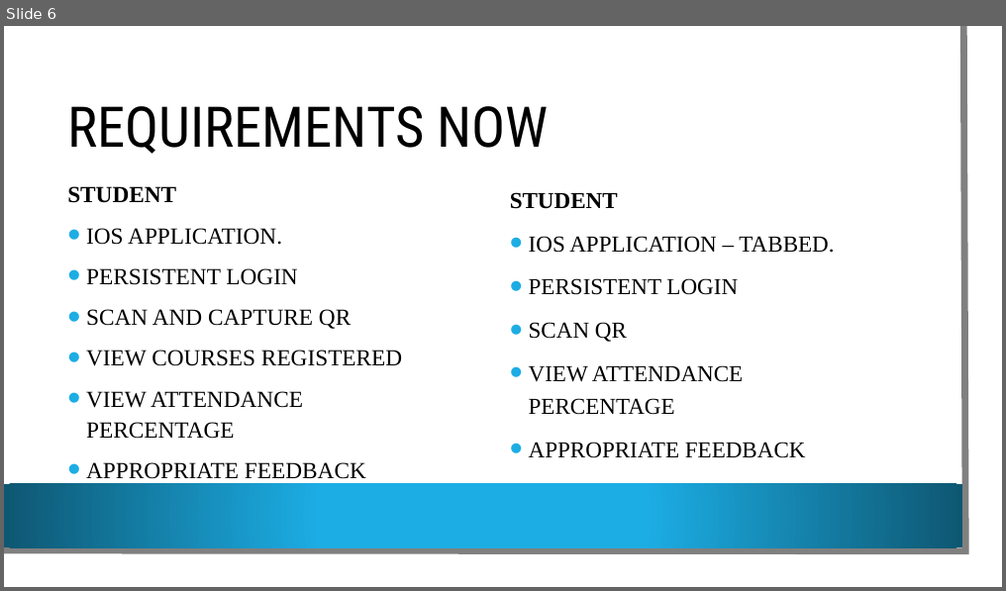
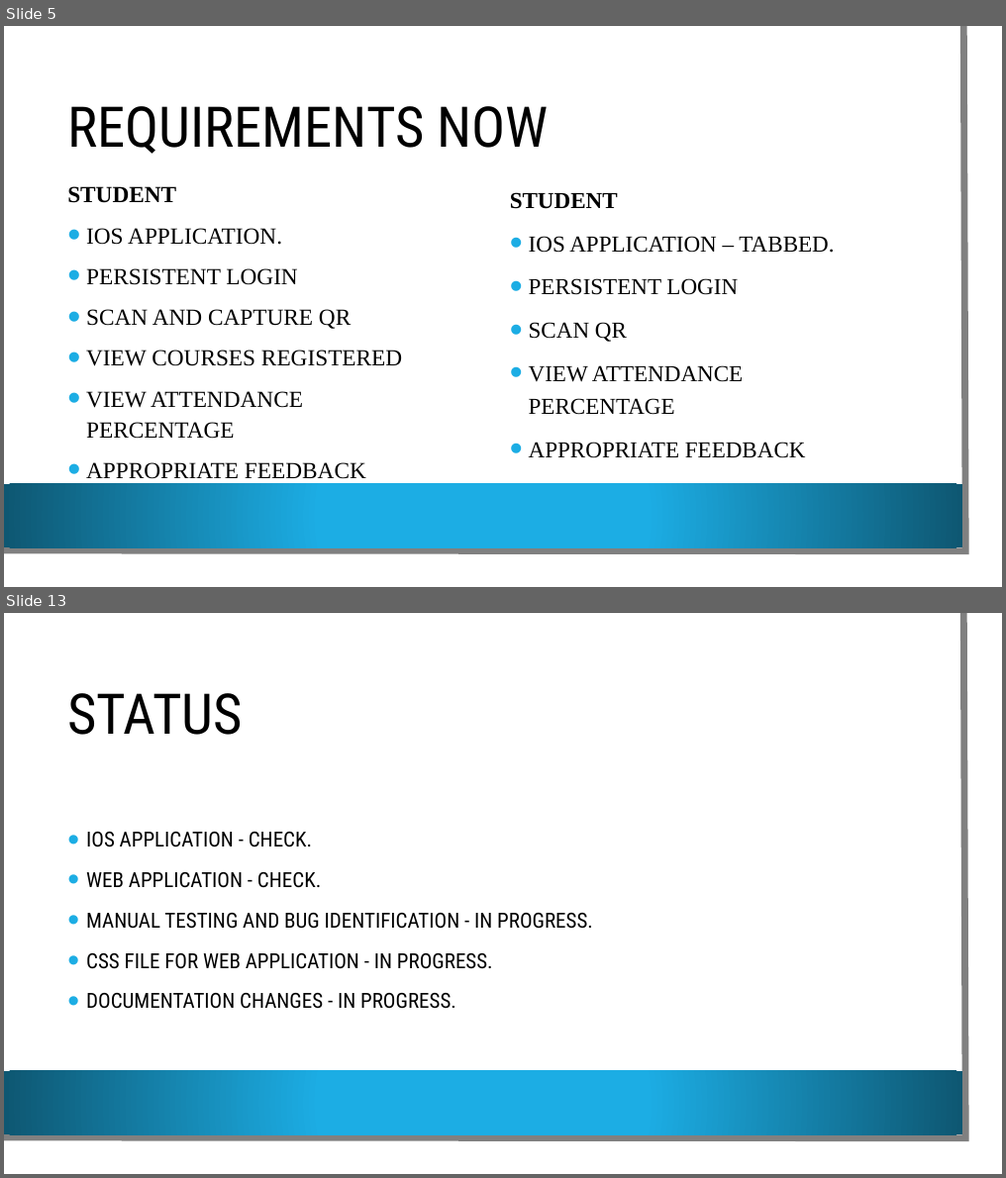
Before and after one commit to VamsiDevalla/Student-Attendance-Tracking, a slide deck: final ppt.pptx. Shown one above the other, each under a label of ours: slide 6 before the commit, slides 5 and 13 after it; the slides between them are not shown. The pictures are 1006x591 and 1006x1178 pixels, drawn with LibreOffice and Linux fonts; fonts in the diff are those of the drawing; background and template pictures are left out. Boxes give left, top, right and bottom in pixels: in the first picture for what was removed or moved away, otherwise in the second. Text is boxed around its words. In the diff, an @@ line names an element or a change of style, - is before the commit and + after.

```diff
--- a/final ppt.pptx
+++ b/final ppt.pptx
@@ slide 13 added at [4, 613, 1002, 1174], background picture (left out); not listed: 3 template elements that a slide beside it also shows @@
@@ title added at [67, 693, 243, 735], 54 pt, text #000000 @@
+STATUS
@@ text added at [86, 832, 593, 1009], 20 pt, text #000000 @@
+• IOS APPLICATION - CHECK.
+• WEB APPLICATION - CHECK.
+• MANUAL TESTING AND BUG IDENTIFICATION - IN PROGRESS.
+• CSS FILE FOR WEB APPLICATION - IN PROGRESS.
+• DOCUMENTATION CHANGES - IN PROGRESS.
@@ what was slide 6 is now slide 5 @@
```
Also in this commit, not shown: 5 slides changed, 1 other slide added, 1 slide removed.
